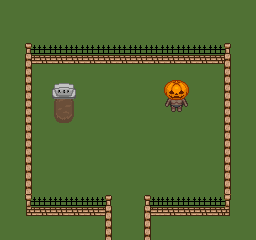
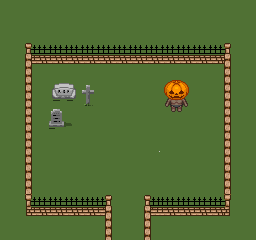
Layered file, before and after one edit (256x240). Changes by layer:
painted on "Layer 5" over [49, 85, 160, 152]
